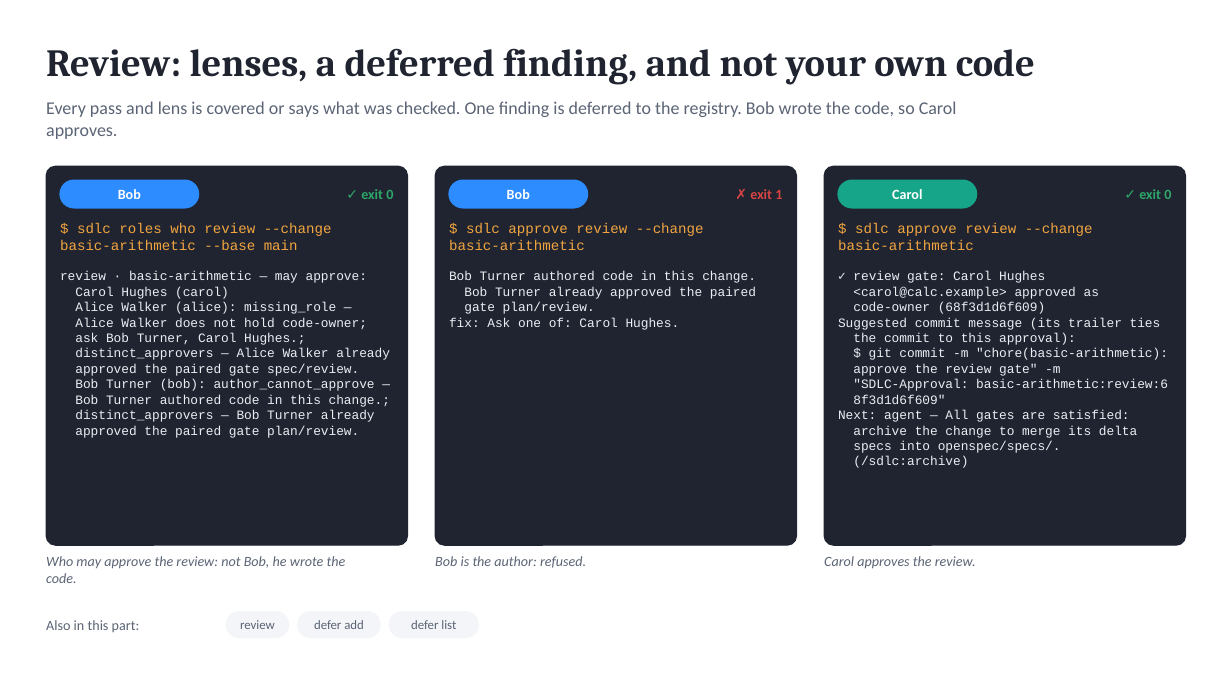
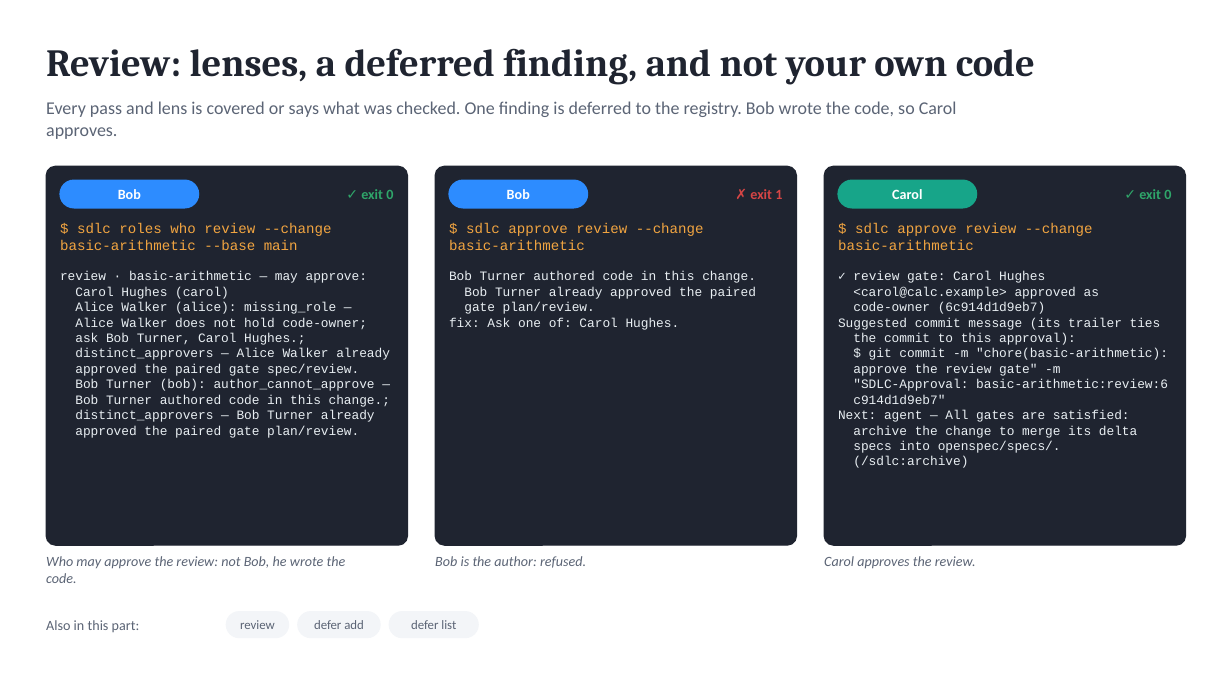
Before and after one commit to marin-ai-tech/sdlc, a slide deck: slide 12 of docs/demo/sdlc-calculator-demo.en.pptx. Drawn at 1232x693 pixels with LibreOffice and Linux fonts; fonts in the diff are those of the drawing. Boxes give left, top, right and bottom in pixels: in the first picture for what was removed or moved away, otherwise in the second. Text is boxed around its words. In the diff, an @@ line names an element or a change of style, - is before the commit and + after.

```diff
--- a/docs/demo/sdlc-calculator-demo.en.pptx
+++ b/docs/demo/sdlc-calculator-demo.en.pptx
@@ text at (853, 302, 1045, 314): text changed @@
-code-owner (68f3d1d6f609)
+code-owner (6c914d1d9eb7)
@@ text at (853, 395, 945, 404): text changed @@
-8f3d1d6f609"
+c914d1d9eb7"
```
Also in this commit, not shown: 4 other slides changed, 51 other files.
